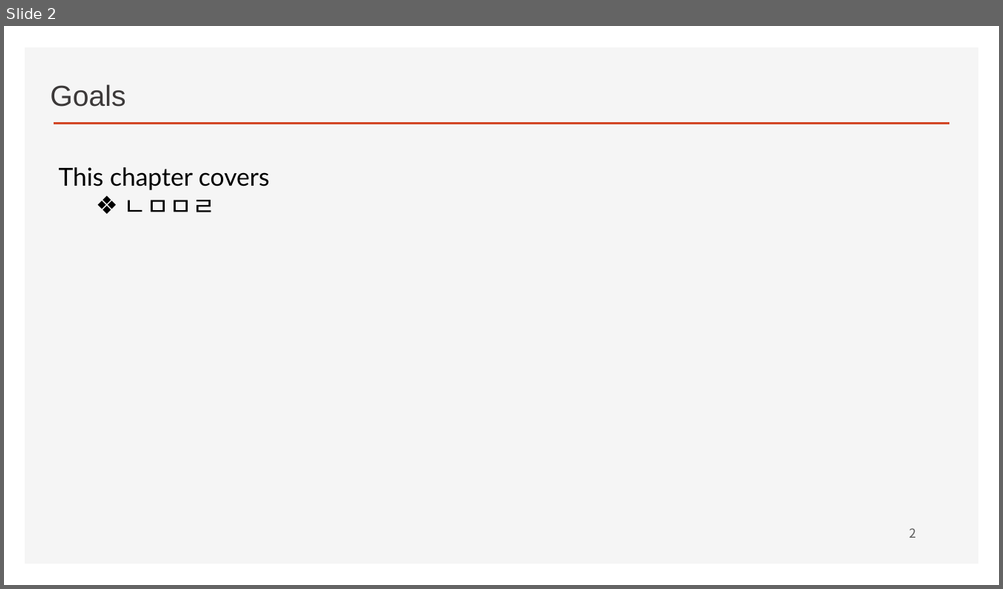
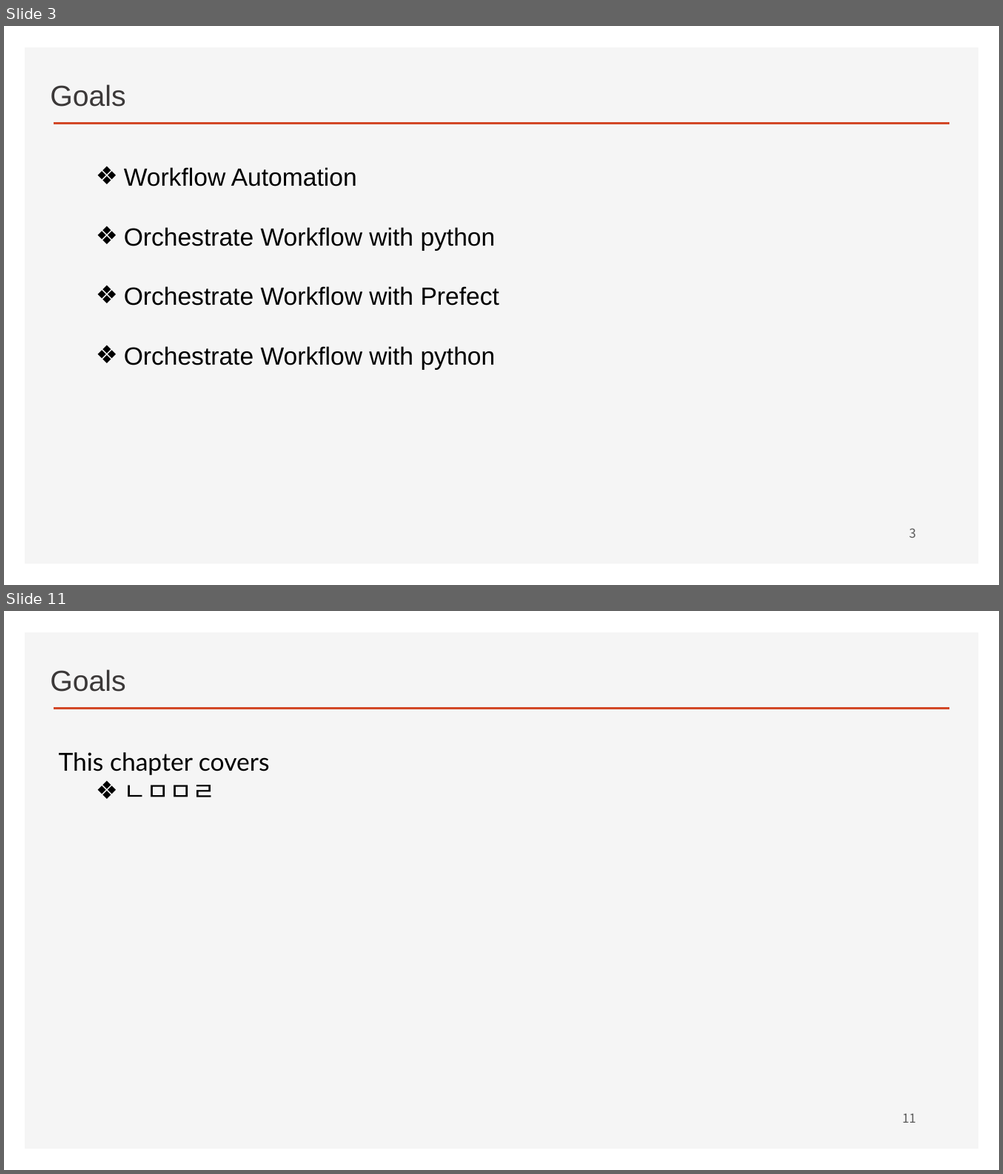
Before and after one commit to ancestor9/2026_Fall_Workflow-with-AI-Agent, a slide deck: 01_Workflow with AI Agent.pptx. Shown one above the other, each under a label of ours: slide 2 before the commit, slides 3 and 11 after it; the slides between them are not shown. The pictures are 1003x589 and 1003x1174 pixels, drawn with LibreOffice and Linux fonts; fonts in the diff are those of the drawing; background and template pictures are left out. Boxes give left, top, right and bottom in pixels: in the first picture for what was removed or moved away, otherwise in the second. Text is boxed around its words. In the diff, an @@ line names an element or a change of style, - is before the commit and + after.

```diff
--- a/01_Workflow with AI Agent.pptx
+++ b/01_Workflow with AI Agent.pptx
@@ slide 3 added at <box>4,26,999,585</box>, background #FFFFFF; not listed: 2 template elements that a slide beside it also shows @@
@@ text added at <box>50,84,125,107</box>, 28 pt, text #3B3838 @@
+Goals
@@ text added at <box>124,167,499,370</box>, 24 pt, text #000000 @@
+  ❖ Workflow Automation
+  ❖ Orchestrate Workflow with python
+  ❖ Orchestrate Workflow with Prefect
+  ❖ Orchestrate Workflow with python
@@ page number added at <box>909,528,916,538</box>, 12 pt, text #595959 @@
+3
@@ what was slide 2 is now slide 11 @@
@@ page number at <box>902,1113,916,1123</box>: text changed @@
-2
+11
```
Also in this commit, not shown: 1 slide changed, 8 other slides added.
